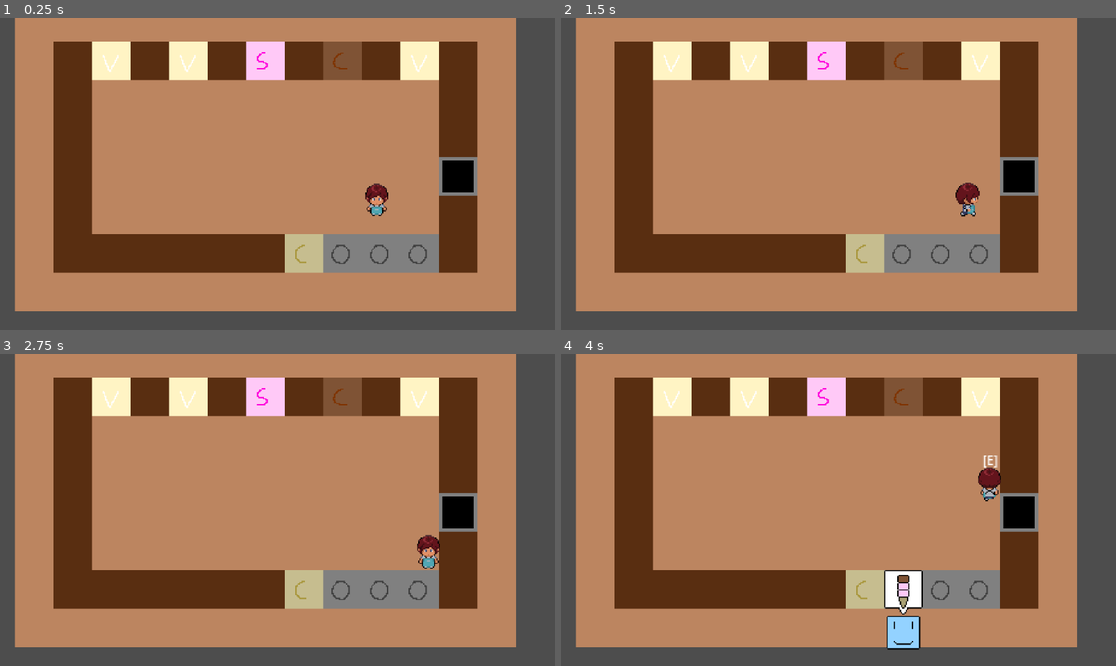
Above: before the commit, frames 1-4 (two rows, left to right).
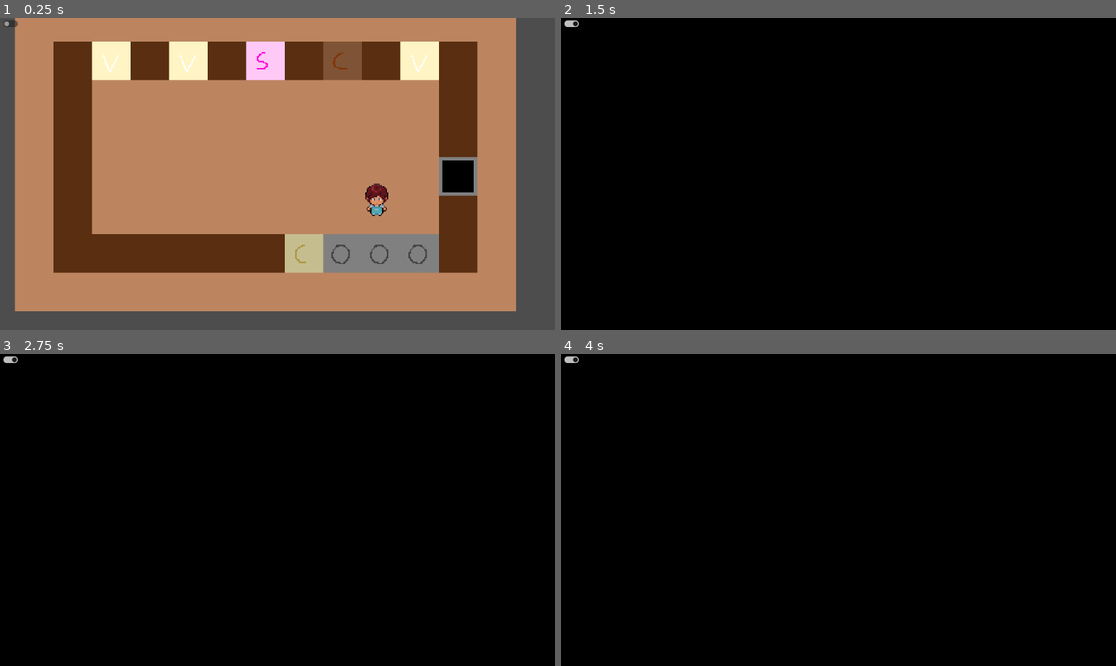
Above: after the commit, the same moments.

Repository: ElectricSpace25/Between-Scoops
Game: Godot game, scene res://Levels/Shop/shop.tscn
Same seed, same stepped clock (60 frames per second), same inputs: the game is played once before the commit and once after it.
Inputs (mouse positions are in pixels of both pictures, inside the frame that each line leads up to):
- Up to frame 1 (0.25 s): no input
- Up to frame 2 (1.5 s): click (572, 24) at 0.52 s; hold D (walk_right) from 1.28 s (still down); hold E (interact) from 1.28 s (still down)
- Up to frame 3 (2.75 s): tap Enter at 2 s; release D (walk_right) at 2.03 s; release E (interact) at 2.03 s; hold S (walk_down) from 2.03 s (still down); tap E (interact) at 2.1 s
- Up to frame 4 (4 s): release S (walk_down) at 2.78 s; hold D (walk_right) 2.78-3.53 s; hold E (interact) 2.78-3.53 s; tap Space at 3.5 s; hold W (walk_up) from 3.53 s (still down); tap E (interact) at 3.6 s

The runs differ from the first frame. In frame 1, less than 0.1% of the frame differs, in the area x 0-4%, y 0-3%; in frame 2, 99%; in frame 3, 99%, in the area x 0-100%, y 0-100%; in frame 4, 99%.

Commit message:
Added Transitioner Button
This will let us load scenes and use fade in/fade out transitions to transition between each level of the game. NOTE: Currently uses a button in the top left corner to trigger the transition -> to be replaced with actual cue that transitions to the next scene

Diff:
--- /dev/null
+++ b/Levels/Shop/TransitionButton.gd
@@ -0,0 +1,7 @@
+extends CheckButton
+
+@export var transitioner : Transitioner
+
+
+func _on_toggled(toggled_on: bool) -> void:
+	transitioner.set_next_animation(toggled_on)
--- a/Levels/Shop/shop.tscn
+++ b/Levels/Shop/shop.tscn
@@ -6,7 +6,9 @@
 [ext_resource type="PackedScene" uid="uid://cy2oghn4n4vp4" path="res://Objects/ice_cream_tub.tscn" id="4_4ak0b"]
 [ext_resource type="PackedScene" uid="uid://owcjygqt8cnl" path="res://Objects/cone_dispenser.tscn" id="5_pgjp3"]
 [ext_resource type="Script" path="res://Levels/Shop/customer_area.gd" id="7_7mbdx"]
-[ext_resource type="PackedScene" uid="uid://d38ej1a1jhuag" path="res://Objects/trash.tscn" id="7_86lcm"]
+[ext_resource type="PackedScene" path="res://Objects/trash.tscn" id="7_86lcm"]
+[ext_resource type="PackedScene" uid="uid://cymdec3ilt4i0" path="res://UI/transitioner.tscn" id="8_mowwh"]
+[ext_resource type="Script" path="res://Levels/Shop/TransitionButton.gd" id="9_ismv7"]
 
 [sub_resource type="TileSetAtlasSource" id="TileSetAtlasSource_pxtdm"]
 texture = ExtResource("2_jmbhc")
@@ -72,3 +74,16 @@
 
 [node name="CustomerArea" type="Node2D" parent="."]
 script = ExtResource("7_7mbdx")
+
+[node name="CanvasLayer" type="CanvasLayer" parent="."]
+
+[node name="Transitioner" parent="CanvasLayer" instance=ExtResource("8_mowwh")]
+
+[node name="TransitionButton" type="CheckButton" parent="CanvasLayer" node_paths=PackedStringArray("transitioner")]
+offset_right = 44.0
+offset_bottom = 24.0
+focus_mode = 0
+script = ExtResource("9_ismv7")
+transitioner = NodePath("../Transitioner")
+
+[connection signal="toggled" from="CanvasLayer/TransitionButton" to="CanvasLayer/TransitionButton" method="_on_toggled"]
--- /dev/null
+++ b/TestMaterials/fake_scene.tscn
@@ -0,0 +1,25 @@
+[gd_scene load_steps=2 format=3 uid="uid://6brucmpu7rgx"]
+
+[sub_resource type="CanvasTexture" id="CanvasTexture_j7gem"]
+
+[node name="fake_scene" type="Node2D"]
+
+[node name="TextureRect" type="TextureRect" parent="."]
+offset_left = 78.0
+offset_top = 69.0
+offset_right = 184.0
+offset_bottom = 165.0
+texture = SubResource("CanvasTexture_j7gem")
+
+[node name="TextureRect2" type="TextureRect" parent="."]
+self_modulate = Color(1, 0.0941176, 1, 1)
+offset_left = 406.0
+offset_top = 261.0
+offset_right = 512.0
+offset_bottom = 357.0
+texture = SubResource("CanvasTexture_j7gem")
+
+[node name="Label" type="Label" parent="."]
+offset_right = 40.0
+offset_bottom = 23.0
+text = "This is a fake scene for testing purposes"
--- /dev/null
+++ b/UI/transitioner.gd
@@ -0,0 +1,29 @@
+extends Control
+class_name Transitioner
+
+# Take TectureRect and assign to variable
+@onready var animation_tex : TextureRect = $TextureRect
+@onready var animation_player : AnimationPlayer = $AnimationPlayer
+
+@export var scene_switch_anim : String = "fade_out"
+@export var scene_to_load : PackedScene
+
+# Make sure TextureRect is not visible when the game starts
+func _ready() -> void:
+	animation_tex.visible = false
+
+# TODO: Change button to actual cue for transition
+# Fades the animation based on a cue
+func set_next_animation(fading_out : bool):
+	if (fading_out):
+		# Wait for current animation to finish before fading
+		# To automatically cause animation, use .play
+		animation_player.queue("fade_out")
+	else:
+		animation_player.queue("fade_in")
+
+# If we just played fade out animation, switch to a new scene (level), set in Scene to Load
+func _on_animation_player_animation_finished(anim_name: StringName) -> void:
+	if (scene_to_load != null && anim_name == scene_switch_anim):
+		get_tree().change_scene_to_packed(scene_to_load)
+	pass # Replace with function body.
--- /dev/null
+++ b/UI/transitioner.tscn
@@ -0,0 +1,134 @@
+[gd_scene load_steps=8 format=3 uid="uid://cymdec3ilt4i0"]
+
+[ext_resource type="Script" path="res://UI/transitioner.gd" id="1_ousah"]
+
+[sub_resource type="Gradient" id="Gradient_hir3m"]
+interpolation_mode = 1
+offsets = PackedFloat32Array(0, 0.691558)
+colors = PackedColorArray(0, 0, 0, 1, 1, 1, 1, 0)
+
+[sub_resource type="GradientTexture2D" id="GradientTexture2D_m8xxn"]
+gradient = SubResource("Gradient_hir3m")
+fill = 1
+fill_from = Vector2(0.5, 0.5)
+metadata/_snap_enabled = true
+
+[sub_resource type="Animation" id="Animation_yren6"]
+length = 0.001
+tracks/0/type = "value"
+tracks/0/imported = false
+tracks/0/enabled = true
+tracks/0/path = NodePath("TextureRect:scale")
+tracks/0/interp = 1
+tracks/0/loop_wrap = true
+tracks/0/keys = {
+"times": PackedFloat32Array(0),
+"transitions": PackedFloat32Array(1),
+"update": 0,
+"values": [Vector2(1, 1)]
+}
+tracks/1/type = "value"
+tracks/1/imported = false
+tracks/1/enabled = true
+tracks/1/path = NodePath("TextureRect:visible")
+tracks/1/interp = 1
+tracks/1/loop_wrap = true
+tracks/1/keys = {
+"times": PackedFloat32Array(0),
+"transitions": PackedFloat32Array(1),
+"update": 1,
+"values": [true]
+}
+
+[sub_resource type="Animation" id="Animation_ctft1"]
+resource_name = "fade_in"
+tracks/0/type = "value"
+tracks/0/imported = false
+tracks/0/enabled = true
+tracks/0/path = NodePath("TextureRect:scale")
+tracks/0/interp = 1
+tracks/0/loop_wrap = true
+tracks/0/keys = {
+"times": PackedFloat32Array(0, 1),
+"transitions": PackedFloat32Array(1, 1),
+"update": 0,
+"values": [Vector2(25, 25), Vector2(0.1, 0.1)]
+}
+tracks/1/type = "value"
+tracks/1/imported = false
+tracks/1/enabled = true
+tracks/1/path = NodePath("TextureRect:visible")
+tracks/1/interp = 1
+tracks/1/loop_wrap = true
+tracks/1/keys = {
+"times": PackedFloat32Array(0, 1),
+"transitions": PackedFloat32Array(1, 1),
+"update": 1,
+"values": [true, false]
+}
+
+[sub_resource type="Animation" id="Animation_5gy2j"]
+resource_name = "fade_out"
+tracks/0/type = "value"
+tracks/0/imported = false
+tracks/0/enabled = true
+tracks/0/path = NodePath("TextureRect:scale")
+tracks/0/interp = 1
+tracks/0/loop_wrap = true
+tracks/0/keys = {
+"times": PackedFloat32Array(0, 1),
+"transitions": PackedFloat32Array(1, 1),
+"update": 0,
+"values": [Vector2(0.1, 0.1), Vector2(25, 25)]
+}
+tracks/1/type = "value"
+tracks/1/imported = false
+tracks/1/enabled = true
+tracks/1/path = NodePath("TextureRect:visible")
+tracks/1/interp = 1
+tracks/1/loop_wrap = true
+tracks/1/keys = {
+"times": PackedFloat32Array(0),
+"transitions": PackedFloat32Array(1),
+"update": 1,
+"values": [true]
+}
+
+[sub_resource type="AnimationLibrary" id="AnimationLibrary_rkuko"]
+_data = {
+"RESET": SubResource("Animation_yren6"),
+"fade_in": SubResource("Animation_ctft1"),
+"fade_out": SubResource("Animation_5gy2j")
+}
+
+[node name="Transitioner" type="Control"]
+layout_mode = 3
+anchors_preset = 15
+anchor_right = 1.0
+anchor_bottom = 1.0
+grow_horizontal = 2
+grow_vertical = 2
+script = ExtResource("1_ousah")
+
+[node name="TextureRect" type="TextureRect" parent="."]
+layout_mode = 1
+anchors_preset = 8
+anchor_left = 0.5
+anchor_top = 0.5
+anchor_right = 0.5
+anchor_bottom = 0.5
+offset_left = -32.0
+offset_top = -32.0
+offset_right = 32.0
+offset_bottom = 32.0
+grow_horizontal = 2
+grow_vertical = 2
+pivot_offset = Vector2(32, 32)
+texture = SubResource("GradientTexture2D_m8xxn")
+
+[node name="AnimationPlayer" type="AnimationPlayer" parent="."]
+libraries = {
+"": SubResource("AnimationLibrary_rkuko")
+}
+
+[connection signal="animation_finished" from="AnimationPlayer" to="." method="_on_animation_player_animation_finished"]
Not shown: 1 places in Levels/Shop/shop.tscn that only renumber resources
